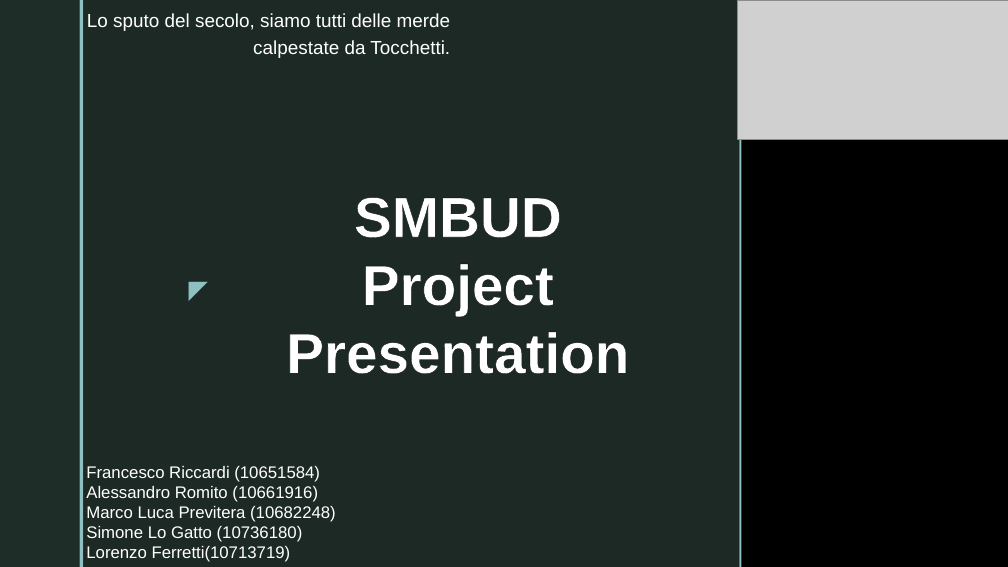
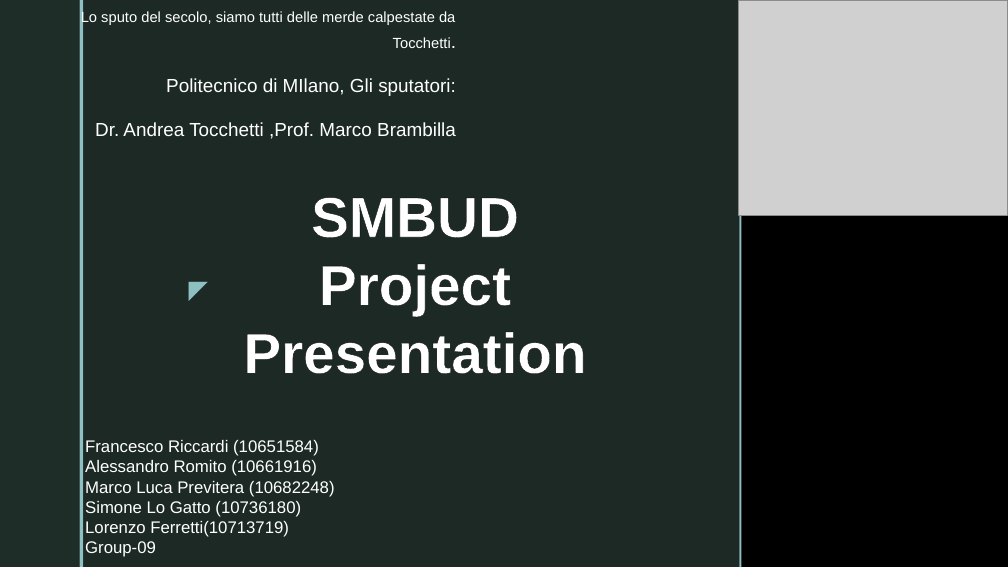
Before and after one commit to MarcoLucaPrevitera/BigData-Project, a slide deck: slide 1 of Presentation.pptx. Drawn at 1008x567 pixels with LibreOffice and Linux fonts; fonts in the diff are those of the drawing; grey boxes stand for pictures; background and template pictures are left out. Boxes give left, top, right and bottom in pixels: in the first picture for what was removed or moved away, otherwise in the second. Text is boxed around its words. In the diff, an @@ line names an element or a change of style, - is before the commit and + after.

```diff
--- a/Presentation.pptx
+++ b/Presentation.pptx
@@ subtitle at [81,10,455,48]: size 18 to 14 pt in "Lo sputo del secolo, siamo tutti delle ..." @@
@@ picture: place and size @@
-picture at [738,0,1008,139]
+picture at [739,0,1007,215]
@@ subtitle at [95,78,456,139]: paragraphs added @@
+Politecnico di MIlano, Gli sputatori:
+Dr. Andrea Tocchetti ,Prof. Marco Brambilla
@@ text "SMBUD Project Presentation": place and size @@
-text "SMBUD Project Presentation" at [286,197,629,374]
+text "SMBUD Project Presentation" at [243,197,586,374]
@@ text "Francesco Riccardi (10651584) Alessandro Romito ...": place and size @@
-text "Francesco Riccardi (10651584) Alessandro Romito ..." at [86,466,336,562]
+text "Francesco Riccardi (10651584) Alessandro Romito ..." at [85,440,335,557]
@@ text at [85,541,156,557]: paragraph added @@
+Group-09
```
Also in this commit, not shown: 2 other slides changed, 40 other files.
